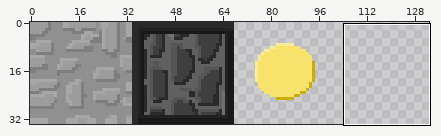
File history of a sprite sheet, lua/tiles.png. The picture above shows the old version from afar; the outline marks the close-up.
Close-up. Before the edit:
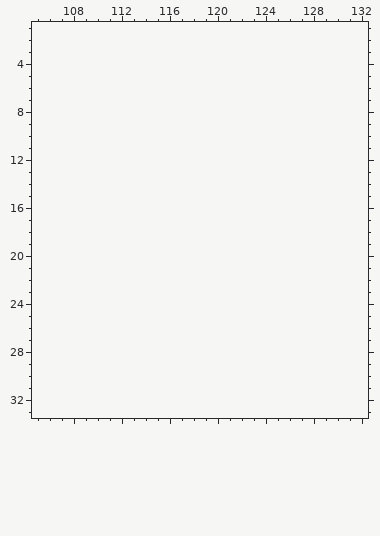
The file is 102x34 pixels. Colours within 5 levels of each other are drawn and written as one. Shown: x 105..132, y 1..33. The old version is drawn lined up with the new one, on the new canvas. The wide view leaves out empty margins.
Once edited:
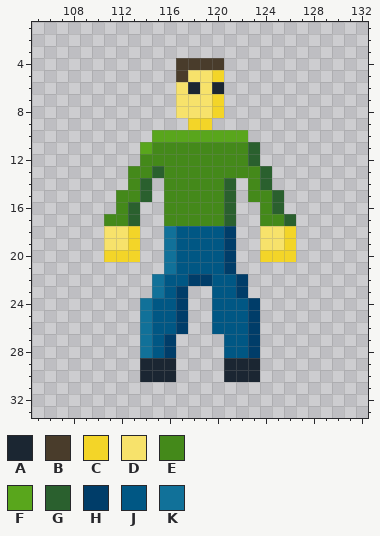
Palette (. is transparent): A #1b2632  B #493c2b  C #f3d528  D #f7e26b  E #44891a  F #59a61c  G #2a602e  H #003d69  J #005784  K #117199
What changed:
canvas 102x34 -> 136x34
@@ x 105..132 @@
  3 ............................
- 4 ............................
- 5 ............................
- 6 ............................
- 7 ............................
- 8 ............................
- 9 ............................
-10 ............................
-11 ............................
-12 ............................
-13 ............................
-14 ............................
-15 ............................
-16 ............................
-17 ............................
-18 ............................
-19 ............................
-20 ............................
-21 ............................
-22 ............................
-23 ............................
-24 ............................
-25 ............................
-26 ............................
-27 ............................
-28 ............................
-29 ............................
-30 ............................
+ 4 ............BBBB............
+ 5 ............BDDC............
+ 6 ............DADA............
+ 7 ............DDDC............
+ 8 ............DDDC............
+ 9 .............CC.............
+10 ..........FFFFFFFF..........
+11 .........FEEEEEEEEG.........
+12 .........EEEEEEEEEG.........
+13 ........EEGEEEEEEEEG........
+14 ........EG.EEEEEG.EG........
+15 .......EEG.EEEEEG.EEG.......
+16 .......EG..EEEEEG..EG.......
+17 ......EEG..EEEEEG..EEG......
+18 ......DDC..KJJJJH..DDC......
+19 ......DDC..KJJJJH..DDC......
+20 ......CCC..KJJJJH..CCC......
+21 ...........KJJJJH...........
+22 ..........KJJHHJJH..........
+23 ..........KJH..JJH..........
+24 .........KJJH..JJJH.........
+25 .........KJJH..JJJH.........
+26 .........KJJH..JJJH.........
+27 .........KJH....JJH.........
+28 .........KJH....JJH.........
+29 .........AAA....AAA.........
+30 .........AAA....AAA.........
 31 ............................
Changed places in both close-ups, as pixel boxes (x1, y1, x2, y2):
added: (104, 58, 296, 382)
